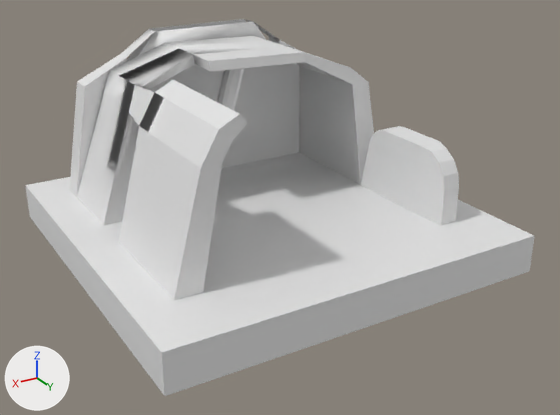
The FBX model Assets/Models/RuinsTile.fbx, before and after one commit.
The view is the same before and after, from a camera (50 mm lens) standing at (9.46, 16.77, 8.78) and looking at (-0.13, 0.78, 0.79). The axes (+X, +Y, +Z) are drawn at lower left. The lights are the same throughout. Vertices at the same position are counted once.

In view in the first picture: 'Ruins'.
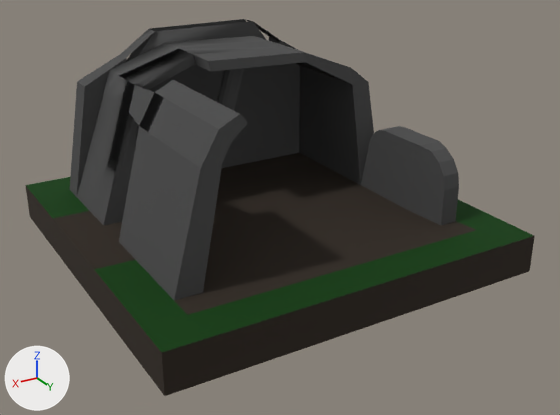
Patch to the scene script:
```diff
--- a/Assets/Models/RuinsTile.fbx.py
+++ b/Assets/Models/RuinsTile.fbx.py
@@ mat_grass @@
+mat_grass = principled_material('Grass')
+mat_grass.base_color = (0.0079, 0.07, 0.00717)  # dark green #164b14
+mat_grass.metallic = 0.621
+mat_grass.roughness = 0.823
@@ mat_stone @@
+mat_stone = principled_material('Stone')
+mat_stone.base_color = (0.0668, 0.0668, 0.0668)  # dark grey #494949
+mat_stone.roughness = 1.0
@@ mat_groundstone @@
+mat_groundstone = principled_material('GroundStone')
+mat_groundstone.base_color = (0.0396, 0.0287, 0.0203)  # brown #382f27
+mat_groundstone.metallic = 0.374
+mat_groundstone.roughness = 1.0
@@ me_cube_006 @@
 me_cube_006.from_pydata(...)  # 273 vertices, 256 faces; spans x -5.0..5.0, y -5.0..5.0, z -0.5..4.89
 # used by ob_ruins; location = (0.0, 0.0, 0.0)
+# me_cube_006 part 1: 32 of the faces centred in x 2.46..5.0, y -5.0..5.0, z -0.5..0.5 switch from mat_material_005 (white #e7e7e7) to mat_groundstone (brown #382f27)
+# me_cube_006 part 2: 28 of the faces centred in x -5.0..-2.46, y -5.0..5.0, z -0.5..0.0 switch from mat_material_005 (white #e7e7e7) to mat_groundstone (brown #382f27)
+# me_cube_006 part 3: 27 of the faces centred in x -0.82..0.82, y -5.0..5.0, z -0.5..0.5 switch from mat_material_005 (white #e7e7e7) to mat_groundstone (brown #382f27)
+# me_cube_006 part 4: 144 of the faces centred in x -4.01..3.78, y -3.83..3.33, z 0.48..4.59 switch from mat_material_005 (white #e7e7e7) to mat_stone (dark grey #494949)
+# me_cube_006 part 5: all 12 faces centred in x -4.5..-2.46, y -4.5..4.5, z 0.5 switch from mat_material_005 (white #e7e7e7) to mat_grass (dark green #164b14)
+# me_cube_006 part 6: all 5 faces centred in x 2.46..4.5, y 1.66..4.5, z 0.5 switch from mat_material_005 (white #e7e7e7) to mat_grass (dark green #164b14)
+# me_cube_006 part 7: all 4 faces centred in x 2.46..4.5, y -4.5..-2.79, z 0.5 switch from mat_material_005 (white #e7e7e7) to mat_grass (dark green #164b14)
+# me_cube_006 part 8: all 2 faces centred in x -0.82..0.82, y 4.5, z 0.5 switch from mat_material_005 (white #e7e7e7) to mat_grass (dark green #164b14)
```

Where the change shows, as pixel boxes (x1, y1, x2, y2) in the pictures (560 x 415 px):
part 1 of me_cube_006, recoloured
    both: (25, 185, 311, 396)
part 2 of me_cube_006, recoloured
    both: (428, 236, 535, 306)
part 3 of me_cube_006, recoloured
    both: (174, 153, 475, 346)
part 4 of me_cube_006, recoloured
    both: (70, 19, 459, 300)
part 5 of me_cube_006, recoloured (white to green)
    both: (404, 200, 534, 268)
part 6 of me_cube_006, recoloured (white to green)
    both: (94, 260, 311, 352)
part 7 of me_cube_006, recoloured (white to green)
    both: (26, 177, 89, 218)
part 8 of me_cube_006, recoloured (white to green)
    both: (287, 252, 430, 306)
